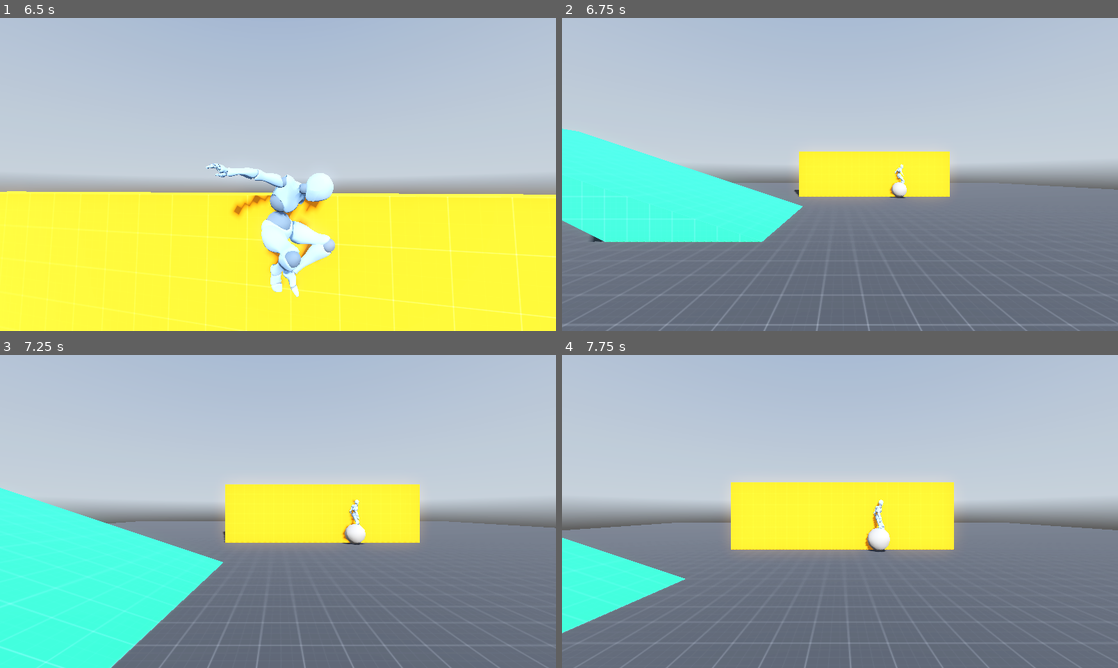
Above: before the commit, frames 1-4 (two rows, left to right).
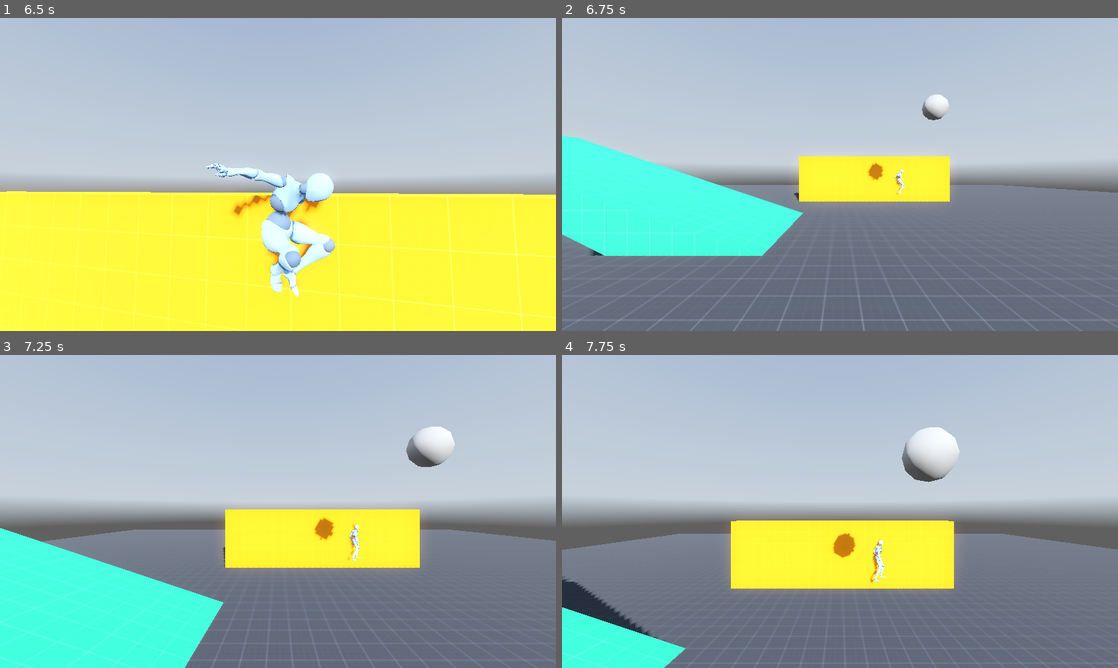
Above: after the commit, the same moments.

Repository: btarg/third-person-controller
Game: Godot game, scene res://Scenes/Levels/prototype.tscn
Same seed, same stepped clock (60 frames per second), same inputs: the game is played once before the commit and once after it. A sky picture missing from this copy of the repository is replaced by a grey-blue gradient.
Inputs (mouse positions are in pixels of both pictures, inside the frame that each line leads up to):
- Up to frame 1 (6.5 s): tap Enter at 0.5 s; move the mouse to (305, 174) at 0.52 s; press the mouse at (305, 174) at 0.53 s; hold W (move_forwards) 0.53-5.78 s; tap Space (jump) at 0.77, 1.52, 3.02, 3.77, 4.52, 6.02 s; tap 1 at 0.8, 1.35, 2.3, 3.6, 5.3 s; move the mouse to (250, 174) at 1.27 s; release the mouse at (250, 174) at 1.28 s; click (250, 174) at 1.55 s; move the mouse to (289, 168) at 2.02 s; hold Shift (run) 2.03-2.78 s; move the mouse to (272, 180) at 2.77 s; click (272, 180) at 2.85 s; move the mouse to (316, 177) at 3.52 s; move the mouse to (233, 171) at 4.27 s; tap 7 at 4.35 s; click (233, 171) at 4.55 s; move the mouse to (283, 174) at 5.02 s; tap F at 5.1 s; move the mouse to (255, 168) at 5.77 s; hold D (move_right) from 5.78 s (still down); tap P at 5.85 s; click (255, 168) at 6.05 s
- Up to frame 2 (6.75 s): move the mouse to (867, 174) at 6.52 s; release D (move_right) at 6.53 s; hold W (move_forwards) from 6.53 s (still down); tap R at 6.6 s
- Up to frame 3 (7.25 s): keep holding W (move_forwards); tap Space (jump) at 6.77 s; tap 1 at 6.8 s
- Up to frame 4 (7.75 s): move the mouse to (728, 527) at 7.27 s; release W (move_forwards) at 7.28 s; hold D (move_right) from 7.28 s (still down); click (728, 527) at 7.35 s; tap Space (jump) at 7.52 s

Frame 1 is identical in both runs. In frame 2, 5.3% of the frame differs, in the area x 0-100%, y 24-100%; in frame 3, 16%; in frame 4, 20%, in the area x 0-100%, y 23-100%.
Error before the commit: Invalid access to property or key '<Resource#-9223372005850479303>' on a base object of type 'Dictionary'. (res://Scripts/BattleSystem/DataStructures/Character…
Error after the commit: Invalid access to property or key '<Resource#-9223372005212945094>' on a base object of type 'Dictionary'. (res://Scripts/BattleSystem/DataStructures/Character…

Commit message:
raycasting for character selection

Diff:
--- a/Scenes/Characters/Enemies/test_enemy.tscn
+++ b/Scenes/Characters/Enemies/test_enemy.tscn
@@ -33,7 +33,7 @@
 stat_value = 1.0
 
 [node name="TestEnemy" type="CSGSphere3D"]
-transform = Transform3D(1, 0, 0, 0, 1, 0, 0, 0, 1, -1.69273, 0.629783, 3.63427)
+use_collision = true
 
 [node name="BattleCharacter" type="Node" parent="." groups=["BattleCharacter"]]
 script = ExtResource("1_fdfp1")
--- a/Scripts/BattleSystem/BattleCharacter.gd
+++ b/Scripts/BattleSystem/BattleCharacter.gd
@@ -19,21 +19,18 @@
         get_parent().name = character_name
 
 
-@onready var stats := $CharacterStats as CharacterStats
-
 @onready var battle_state := get_node("/root/GameModeStateMachine/BattleState") as BattleState
 @onready var exploration_state := get_node("/root/GameModeStateMachine/ExplorationState") as ExplorationState
-
 @onready var behaviour_state_machine := self.get_node("StateMachine") as StateMachine
 @onready var idle_state := behaviour_state_machine.get_node("IdleState") as IdleState
 
 
+@onready var stats := $CharacterStats as CharacterStats
 @onready var current_hp: float = stats.get_stat(CharacterStatEntry.ECharacterStat.MaxHP)
 
 signal LeaveBattle
 
 var active := false
-
 var initiative: int = 0
 
 func _ready() -> void:
--- a/Scripts/BattleSystem/Behaviour/Player/PlayerThinkState.gd
+++ b/Scripts/BattleSystem/Behaviour/Player/PlayerThinkState.gd
@@ -4,6 +4,7 @@
 # TODO: find a better way to get the BattleCharacter
 @onready var player := get_tree().get_nodes_in_group("Player").front() as PlayerController
 @onready var battle_character := player.get_node("BattleCharacter") as BattleCharacter
+@onready var battle_state := get_node("/root/GameModeStateMachine/BattleState") as BattleState
 
 func _ready() -> void:
     battle_character.LeaveBattle.connect(_on_leave_battle)
@@ -25,8 +26,38 @@
 
 func physics_update(delta: float) -> void: pass
 
+func shoot_ray() -> void:
+    var camera := battle_state.top_down_player.camera
+
+    # center the raycast origin position if using controller
+    var mouse_pos := camera.get_viewport().get_mouse_position() if not battle_state.is_using_controller else Vector2.ZERO
+    print("Raycast origin pos: " + str(mouse_pos))
+
+    var from := camera.project_ray_origin(mouse_pos)
+    var to := camera.project_ray_normal(mouse_pos) * 1000
+    var space := camera.get_world_3d().direct_space_state
+    var ray_query := PhysicsRayQueryParameters3D.new()
+    ray_query.from = from
+    ray_query.to = to
+    ray_query.exclude = [battle_state.top_down_player]
+    var result := space.intersect_ray(ray_query)
+    if result.size() > 0:
+        print(result.collider)
+        var character := result.collider.get_node("BattleCharacter") as BattleCharacter
+        if character:
+            select_character(character)
+
+func select_character(character: BattleCharacter) -> void:
+    print("Selected character " + character.character_name)
+
+
 func input_update(event: InputEvent) -> void:
-    if event.is_action_pressed("ui_select") and not event.is_echo():
+    if event.is_echo():
+        return
+
+    if event.is_action_pressed("left_click"):
+        shoot_ray()
+    elif event.is_action_pressed("ui_select"):
         print("Player attacks!")
         _stop_thinking()
         battle_character.battle_state.ready_next_turn()
--- a/Scripts/GameMode/States/BattleState.gd
+++ b/Scripts/GameMode/States/BattleState.gd
@@ -18,6 +18,9 @@
 
 var current_character_index: int = 0
 var current_character: BattleCharacter
+
+## our best guess at the input method based on the last input update
+var is_using_controller: bool = false
 
 signal TurnStarted(character: BattleCharacter)
 
@@ -173,9 +176,10 @@
         print(turn_order[0].get_parent().name + " has the highest initiative")
 
 func input_update(event) -> void:
-
-    if event is InputEventKey and not event.is_echo() and active:
-
+    if not active or event.is_echo():
+        return
+
+    if event is InputEventKey:
         if current_character != null:
             current_character.battle_input(event)
 
@@ -186,10 +190,18 @@
         elif event.is_pressed() and event.keycode == KEY_1:
             spawn_enemy()
 
+        is_using_controller = false
+
+    # if the input event is a controller input event, we can assume the player is using a controller
+    elif event is InputEventJoypadMotion or event is InputEventJoypadButton:
+        is_using_controller = true
+    elif event is InputEventMouseMotion or event is InputEventMouseButton:
+        is_using_controller = false
+
 func spawn_enemy() -> void:
     var enemy_instance := test_enemy.instantiate()
     add_child(enemy_instance)
-    enemy_instance.global_position = player.global_position
+    enemy_instance.global_position = player.global_position + Vector3(0, 4, 5)
     var enemy_battle_character := enemy_instance.get_node("BattleCharacter") as BattleCharacter
     add_to_battle(enemy_battle_character)
 
--- a/Scripts/StateMachine/BaseState.gd
+++ b/Scripts/StateMachine/BaseState.gd
@@ -1,6 +1,7 @@
 extends Node
 class_name State
 
+@warning_ignore("UNUSED_SIGNAL")
 signal Transitioned
 var active := false
 
@@ -9,10 +10,14 @@
 ## Called when the state is exited
 func exit() -> void: pass
 ## Updates every _process() update (When state is active)
+@warning_ignore("UNUSED_PARAMETER")
 func update(delta: float) -> void: pass
 ## Updates every _physics_process() update (When state is active)
+@warning_ignore("UNUSED_PARAMETER")
 func physics_update(delta: float) -> void: pass
 ## Updates every _input() update (When state is active)
+@warning_ignore("UNUSED_PARAMETER")
 func input_update(event: InputEvent) -> void: pass
 ## Updates every _unhandled_input() update (When state is active)
+@warning_ignore("UNUSED_PARAMETER")
 func unhandled_input_update(event: InputEvent) -> void: pass
--- a/project.godot
+++ b/project.godot
@@ -87,6 +87,11 @@
 "events": [Object(InputEventJoypadMotion,"resource_local_to_scene":false,"resource_name":"","device":-1,"axis":2,"axis_value":1.0,"script":null)
 ]
 }
+left_click={
+"deadzone": 0.5,
+"events": [Object(InputEventMouseButton,"resource_local_to_scene":false,"resource_name":"","device":-1,"window_id":0,"alt_pressed":false,"shift_pressed":false,"ctrl_pressed":false,"meta_pressed":false,"button_mask":0,"position":Vector2(0, 0),"global_position":Vector2(0, 0),"factor":1.0,"button_index":1,"canceled":false,"pressed":false,"double_click":false,"script":null)
+]
+}
 
 [rendering]
 
